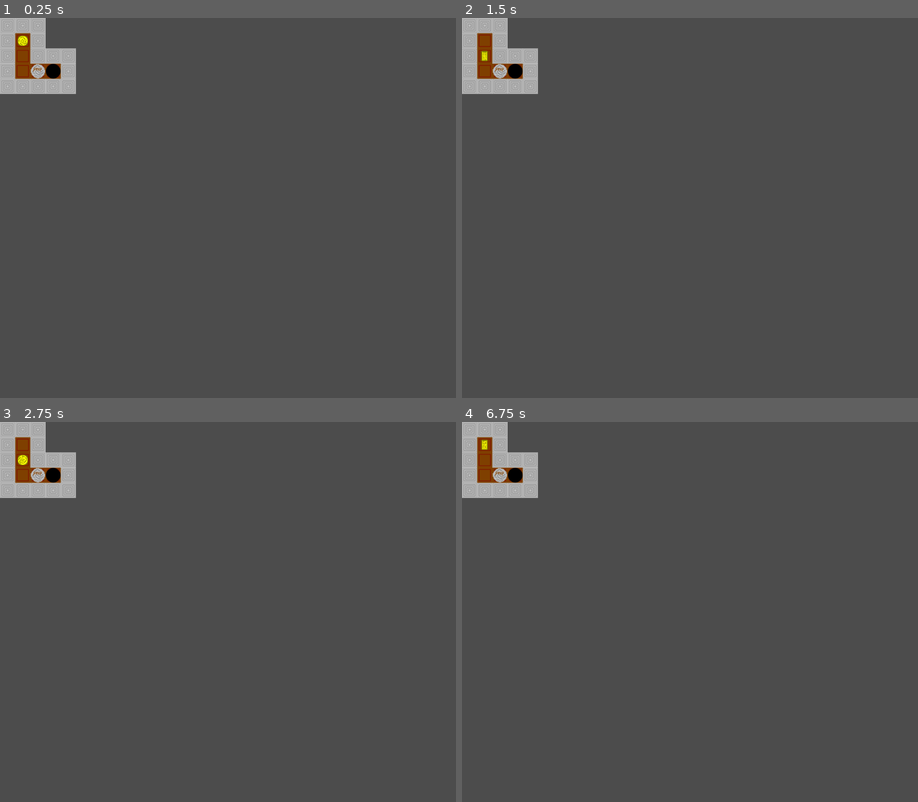
Above: before the commit, frames 1-4 (two rows, left to right).
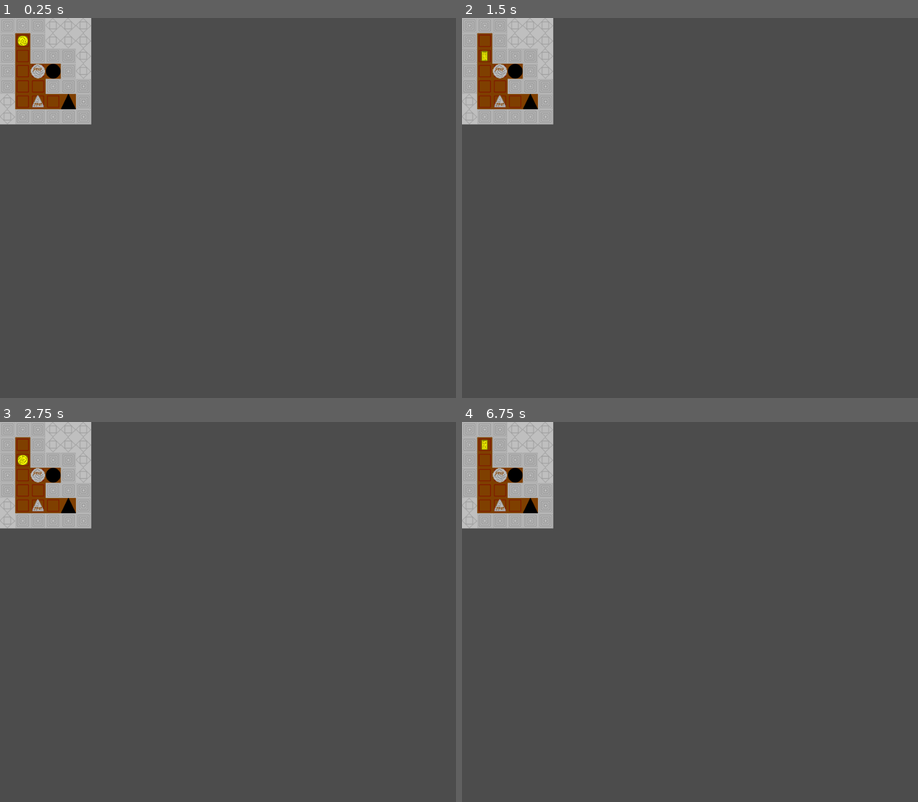
Above: after the commit, the same moments.

Repository: yusufmte/soko
Game: Godot game, scene res://levels/level2.tscn
Same seed, same stepped clock (60 frames per second), same inputs: the game is played once before the commit and once after it. This scene is started directly instead of the project's main scene.
Inputs:
- Up to frame 1 (0.25 s): no input
- Up to frame 2 (1.5 s): tap Enter at 0.5 s; hold Right (ui_right) 0.53-1.28 s; tap Space at 1.25 s; hold Down (ui_down) from 1.28 s (still down)
- Up to frame 3 (2.75 s): tap Enter at 2 s; release Down (ui_down) at 2.03 s; hold Right (ui_right) from 2.03 s (still down)
- Up to frame 4 (6.75 s): tap Space at 2.75, 4.25 s; release Right (ui_right) at 2.78 s; hold Up (ui_up) 2.78-3.53 s; tap Enter at 3.5 s; hold Left (ui_left) 3.53-5.03 s; hold Down (ui_down) 5.03-5.78 s; hold Right (ui_right) 5.78-6.53 s; hold Up (ui_up) from 6.53 s (still down)

The runs differ from the first frame. In frame 1, 3.1% of the frame differs, in the area x 0-21%, y 0-29%; in frame 2, 3.1%; in frame 3, 3.1%; in frame 4, 3.1%.

Commit message:
added triangular beulds, spawnpoints, and holes

Diff:
--- a/Main.tscn
+++ b/Main.tscn
@@ -21,10 +21,7 @@
 [sub_resource type="DynamicFont" id=3]
 font_data = ExtResource( 2 )
 
-[sub_resource type="DynamicFont" id=7]
-font_data = ExtResource( 2 )
-
-[sub_resource type="DynamicFont" id=8]
+[sub_resource type="DynamicFont" id=4]
 font_data = ExtResource( 2 )
 
 [sub_resource type="DynamicFont" id=5]
@@ -33,13 +30,16 @@
 [sub_resource type="DynamicFont" id=6]
 font_data = ExtResource( 2 )
 
+[sub_resource type="DynamicFont" id=7]
+font_data = ExtResource( 2 )
+
+[sub_resource type="DynamicFont" id=8]
+font_data = ExtResource( 2 )
+
 [sub_resource type="DynamicFont" id=9]
 font_data = ExtResource( 2 )
 
 [sub_resource type="DynamicFont" id=10]
-font_data = ExtResource( 2 )
-
-[sub_resource type="DynamicFont" id=4]
 font_data = ExtResource( 2 )
 
 [node name="Main" type="Node"]
--- a/levels/level2.tscn
+++ b/levels/level2.tscn
@@ -3,4 +3,4 @@
 [ext_resource path="res://levels/lvl_template/LevelTemplate.tscn" type="PackedScene" id=1]
 
 [node name="TileMap" index="0" instance=ExtResource( 1 )]
-tile_data = PoolIntArray( 0, 1, 0, 1, 1, 0, 2, 1, 0, 65536, 1, 0, 65537, 6, 0, 65538, 1, 0, 131072, 1, 0, 131073, 0, 0, 131074, 1, 0, 131075, 1, 0, 131076, 1, 0, 196608, 1, 0, 196609, 0, 0, 196610, 3, 0, 196611, 4, 0, 196612, 1, 0, 262144, 1, 0, 262145, 1, 0, 262146, 1, 0, 262147, 1, 0, 262148, 1, 0 )
+tile_data = PoolIntArray( 0, 1, 0, 1, 1, 0, 2, 1, 0, 3, 5, 0, 4, 5, 0, 5, 5, 0, 65536, 1, 0, 65537, 6, 0, 65538, 1, 0, 65539, 5, 0, 65540, 5, 0, 65541, 5, 0, 131072, 1, 0, 131073, 0, 0, 131074, 1, 0, 131075, 1, 0, 131076, 1, 0, 131077, 5, 0, 196608, 1, 0, 196609, 0, 0, 196610, 3, 0, 196611, 4, 0, 196612, 1, 0, 196613, 5, 0, 262144, 1, 0, 262145, 0, 0, 262146, 0, 0, 262147, 1, 0, 262148, 1, 0, 262149, 1, 0, 327680, 5, 0, 327681, 0, 0, 327682, 7, 0, 327683, 0, 0, 327684, 8, 0, 327685, 1, 0, 393216, 5, 0, 393217, 1, 0, 393218, 1, 0, 393219, 1, 0, 393220, 1, 0, 393221, 1, 0 )
--- a/levels/lvl_template/Boulder.gd
+++ b/levels/lvl_template/Boulder.gd
@@ -1,15 +1,36 @@
 extends Node2D
 
 export var is_topside = true # says whether bould is topside
+export var bould_type = "c"
 
 # Called when the node enters the scene tree for the first time.
 func _ready():
 	pass # Replace with function body.
 
+func change_bould_type(new_type):
+	bould_type = new_type
+	if bould_type == "c":
+		$CBoulderSprite.show()
+		$TBoulderSprite.hide()
+	elif bould_type == "t":
+		$TBoulderSprite.show()
+		$CBoulderSprite.hide()
+
+func switch_bould_type():
+	if bould_type == "c":
+		change_bould_type("t")
+	elif bould_type == "t":
+		change_bould_type("c")
+
 func rotate_bould(dir): # rotates bould (should happen when pushed)
-	if dir == "ccw": $BoulderSprite.rotate(-PI/2)
-	if dir == "cw": $BoulderSprite.rotate(PI/2)
+	if bould_type == "c":
+		$CBoulderSprite.rotate(dir*PI/2)
+	elif bould_type == "t":
+		$TBoulderSprite.rotate(2*PI/3)
 
 func knock_bould(): # knocks bould down (should happen at holes)
-	$FallAnimation.play("fall")
+	if bould_type == "c":
+		$FallAnimation.play("cfall")
+	elif bould_type == "t":
+		$FallAnimation.play("tfall")
 	is_topside = false
--- a/levels/lvl_template/Boulder.tscn
+++ b/levels/lvl_template/Boulder.tscn
@@ -1,14 +1,15 @@
-[gd_scene load_steps=5 format=2]
+[gd_scene load_steps=7 format=2]
 
 [ext_resource path="res://levels/lvl_template/Boulder.gd" type="Script" id=1]
-[ext_resource path="res://resources/art/boulder_anims/1.png" type="Texture" id=2]
+[ext_resource path="res://resources/art/boulder_anims/circle.png" type="Texture" id=2]
 [ext_resource path="res://resources/art/twinkle_anim/spritesheet.png" type="Texture" id=3]
+[ext_resource path="res://resources/art/boulder_anims/triangle.png" type="Texture" id=4]
 
 [sub_resource type="Animation" id=1]
-resource_name = "fall"
+resource_name = "cfall"
 length = 2.1
 tracks/0/type = "value"
-tracks/0/path = NodePath("BoulderSprite:scale")
+tracks/0/path = NodePath("CBoulderSprite:scale")
 tracks/0/interp = 1
 tracks/0/loop_wrap = true
 tracks/0/imported = false
@@ -20,7 +21,7 @@
 "values": [ Vector2( 1, 1 ), Vector2( 0, 0 ) ]
 }
 tracks/1/type = "value"
-tracks/1/path = NodePath("BoulderSprite:visible")
+tracks/1/path = NodePath("CBoulderSprite:visible")
 tracks/1/interp = 1
 tracks/1/loop_wrap = true
 tracks/1/imported = false
@@ -56,6 +57,58 @@
 "values": [ 0, 1, 0 ]
 }
 
+[sub_resource type="Animation" id=2]
+resource_name = "tfall"
+length = 2.1
+tracks/0/type = "value"
+tracks/0/path = NodePath("TwinkleSprite:visible")
+tracks/0/interp = 1
+tracks/0/loop_wrap = true
+tracks/0/imported = false
+tracks/0/enabled = true
+tracks/0/keys = {
+"times": PoolRealArray( 0, 1.5, 2.1 ),
+"transitions": PoolRealArray( 1, 1, 1 ),
+"update": 1,
+"values": [ false, true, false ]
+}
+tracks/1/type = "value"
+tracks/1/path = NodePath("TwinkleSprite:frame")
+tracks/1/interp = 1
+tracks/1/loop_wrap = true
+tracks/1/imported = false
+tracks/1/enabled = true
+tracks/1/keys = {
+"times": PoolRealArray( 1.5, 1.7, 1.9 ),
+"transitions": PoolRealArray( 1, 1, 1 ),
+"update": 1,
+"values": [ 0, 1, 0 ]
+}
+tracks/2/type = "value"
+tracks/2/path = NodePath("TBoulderSprite:scale")
+tracks/2/interp = 1
+tracks/2/loop_wrap = true
+tracks/2/imported = false
+tracks/2/enabled = true
+tracks/2/keys = {
+"times": PoolRealArray( 0, 1 ),
+"transitions": PoolRealArray( 1, 1 ),
+"update": 0,
+"values": [ Vector2( 1, 1 ), Vector2( 0, 0 ) ]
+}
+tracks/3/type = "value"
+tracks/3/path = NodePath("TBoulderSprite:visible")
+tracks/3/interp = 1
+tracks/3/loop_wrap = true
+tracks/3/imported = false
+tracks/3/enabled = true
+tracks/3/keys = {
+"times": PoolRealArray( 0, 1 ),
+"transitions": PoolRealArray( 1, 1 ),
+"update": 1,
+"values": [ true, false ]
+}
+
 [node name="Boulder" type="Node2D"]
 position = Vector2( 127.745, 67.0643 )
 script = ExtResource( 1 )
@@ -63,7 +116,7 @@
 "_edit_group_": true
 }
 
-[node name="BoulderSprite" type="Sprite" parent="."]
+[node name="CBoulderSprite" type="Sprite" parent="."]
 texture = ExtResource( 2 )
 
 [node name="TwinkleSprite" type="Sprite" parent="."]
@@ -72,4 +125,8 @@
 hframes = 2
 
 [node name="FallAnimation" type="AnimationPlayer" parent="."]
-anims/fall = SubResource( 1 )
+anims/cfall = SubResource( 1 )
+anims/tfall = SubResource( 2 )
+
+[node name="TBoulderSprite" type="Sprite" parent="."]
+texture = ExtResource( 4 )
--- a/levels/lvl_template/LevelTemplate.tscn
+++ b/levels/lvl_template/LevelTemplate.tscn
@@ -75,6 +75,26 @@
 6/navigation_offset = Vector2( 0, 0 )
 6/shapes = [  ]
 6/z_index = 0
+7/name = "tileset.png 7"
+7/texture = ExtResource( 1 )
+7/tex_offset = Vector2( 0, 0 )
+7/modulate = Color( 1, 1, 1, 1 )
+7/region = Rect2( 32, 64, 32, 32 )
+7/tile_mode = 0
+7/occluder_offset = Vector2( 0, 0 )
+7/navigation_offset = Vector2( 0, 0 )
+7/shapes = [  ]
+7/z_index = 0
+8/name = "tileset.png 8"
+8/texture = ExtResource( 1 )
+8/tex_offset = Vector2( 0, 0 )
+8/modulate = Color( 1, 1, 1, 1 )
+8/region = Rect2( 64, 64, 32, 32 )
+8/tile_mode = 0
+8/occluder_offset = Vector2( 0, 0 )
+8/navigation_offset = Vector2( 0, 0 )
+8/shapes = [  ]
+8/z_index = 0
 
 [sub_resource type="GDScript" id=2]
 script/source = "extends TileMap
@@ -102,8 +122,12 @@
 func _ready():
 
 	# put boulders in all the peuptiles
-	for cell in get_used_cells_by_id(3): # peuptile
+	for cell in (get_used_cells_by_id(3)+get_used_cells_by_id(7)): # peuptile
 		var beuld = Boulder.instance()
+		if cell in get_used_cells_by_id(3):
+			beuld.change_bould_type(\"c\")
+		elif cell in get_used_cells_by_id(7):
+			beuld.change_bould_type(\"t\")
 		$Boulders.add_child(beuld)
 		beuld.position = map_to_world(cell) + get_cell_size()/2
 		set_cellv(cell, 0) # convert floor to regular floor once initial boulder has been placed
@@ -126,7 +150,8 @@
 	return true
 
 func attempt_bouldrop(bould): # drops a boulder if it's on a hole
-	if get_cellv(world_to_map(bould.position)) == 4: # deep hole
+	var tile_type = get_cellv(world_to_map(bould.position))
+	if (bould.bould_type == \"c\" and tile_type == 4) or (bould.bould_type == \"t\" and tile_type == 8): # correctly shapred hole
 		bould.knock_bould()
 		emit_signal(\"knock\")
 		check_victory() # check for victory every time a bould is knocked
@@ -137,8 +162,8 @@
 		var dest_type = get_cellv(dest_coord)
 		if (not dest_type in obstacles) and (get_boulds_here(dest_coord).size()) == 0:
 			match dir:
-				RIGHT: bould.rotate_bould(\"cw\")
-				LEFT: bould.rotate_bould(\"ccw\")
+				RIGHT: bould.rotate_bould(1)
+				LEFT: bould.rotate_bould(-1)
 			emit_signal(\"bouldpush\")
 			bould.position = map_to_world(dest_coord)+cell_size/2
 			attempt_bouldrop(bould)
@@ -381,7 +406,7 @@
 tile_set = SubResource( 1 )
 cell_size = Vector2( 32, 32 )
 format = 1
-tile_data = PoolIntArray( 0, 1, 0, 1, 1, 0, 2, 1, 0, 3, 1, 0 …(390 unchanged characters)…  0, 131077, 0, 0, 131078, 0, 0, 131079, 0, 0, 131080, 0, 0, 131081, 0, 0, 131082, 0, 0, 131083, …(1183 unchanged characters)…
+tile_data = PoolIntArray( 0, 1, 0, 1, 1, 0, 2, 1, 0, 3, 1, 0 …(390 unchanged characters)…  0, 131077, 0, 0, 131078, 0, 0, 131079, 7, 0, 131080, 8, 0, 131081, 0, 0, 131082, 0, 0, 131083, …(1183 unchanged characters)…
 script = SubResource( 2 )
 __meta__ = {
 "_edit_lock_": true
Not shown: 7 places in Main.tscn that only renumber resources
Renamed: resources/art/boulder_anims/1.png -> resources/art/boulder_anims/circle.png
Not shown, changed: resources/art/boulder_anims/circle.png.import
Binary file added: resources/art/boulder_anims/triangle.png
Not shown, added: resources/art/boulder_anims/triangle.png.import
Binary file changed: resources/art/tileset.png
